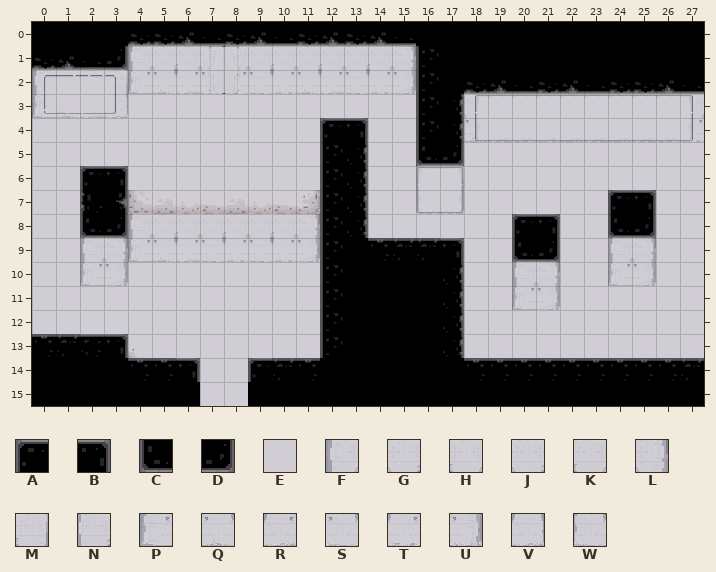
Tiled map -- core/assets/level5_map.tmx. Above is the file before it was changed.
Cells are 32x32 px. Shown: x 0..27, y 0..15.
Key: from "finalTileset": A 1, B 2, C 11, D 12, E 32, F 64, G 65, H 66, J 67, K 68, L 69, M 74, N 75, P 80, Q 81, R 82, S 83, T 84, U 85, V 90, W 91.
_ is an empty cell, # one hidden under a higher layer.
Layers that did not change in this view are not listed.
Layer "Grundebene" before, first column x 19:
 3 HJKGHGHJK
 4 RSTQRQRST
 5 EEEEEEEEE
 6 EEEEEEEEE
 7 EEEEE__EE
 8 E__EE__EE
 9 E__EEFLEE
10 EFLEEPUEE
11 EPUEEEEEE
12 EEEEEEEEE
13 EEEEEEEEE
14 #########
15 _________
Layer "Wand" before, first column x 19:
 1 _________
 2 _________
 3 _________
 4 _________
 5 _________
 6 _________
 7 _____AB__
 8 _AB__CD__
 9 _CD______
10 _________
11 _________
12 _________
13 _________
And afterwards:
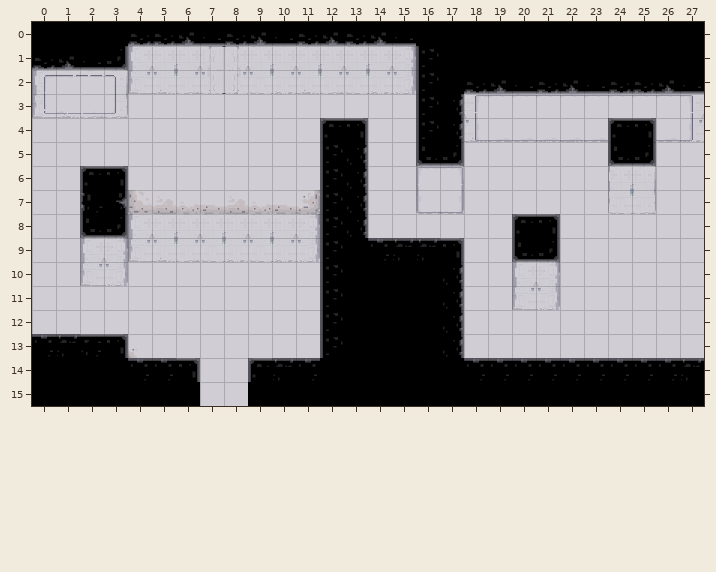
Diff:
Layer "Grundebene":
y 6: x 24..25 EE -> NM
y 7: x 24..25 __ -> WV
y 8: x 24..25 __ -> EE
y 9: x 24..25 FL -> EE
y 10: x 24..25 PU -> EE
Layer "Wand":
y 4: x 24..25 __ -> AB
y 5: x 24..25 __ -> CD
y 7: x 24..25 AB -> __
y 8: x 24..25 CD -> __
